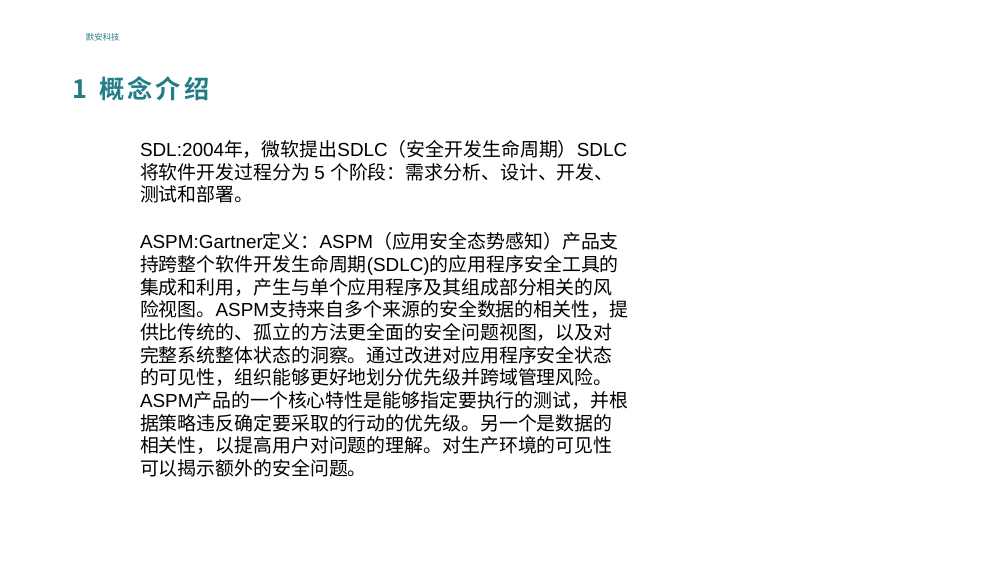
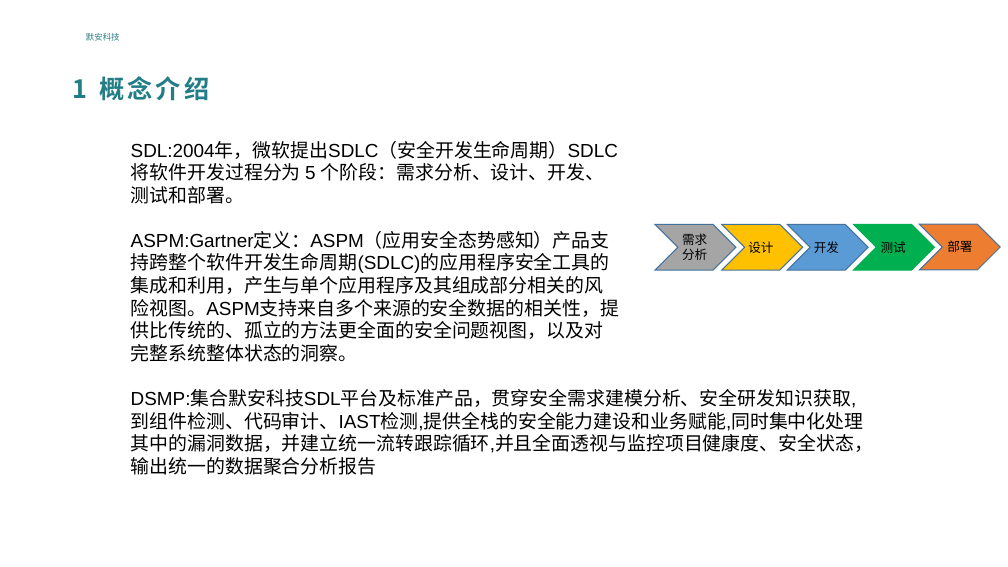
Before and after one commit to zkfbe/dsmp-selenium, a slide deck: slide 4 of DSMP1.1.0业务分享 .pptx. Drawn at 1008x567 pixels with LibreOffice and Linux fonts; fonts in the diff are those of the drawing; background and template pictures are left out. Boxes give left, top, right and bottom in pixels: in the first picture for what was removed or moved away, otherwise in the second. Text is boxed around its words. In the diff, an @@ line names an element or a change of style, - is before the commit and + after.

```diff
--- a/DSMP1.1.0业务分享 .pptx
+++ b/DSMP1.1.0业务分享 .pptx
@@ text "SDL:2004年，微软提出SDLC（安全开发生命周期）SDLC 将软件开发过程分为 5 个阶段：需求分析、设计、开发、 ...": place and size @@
-text "SDL:2004年，微软提出SDLC（安全开发生命周期）SDLC 将软件开发过程分为 5 个阶段：需求分析、设计、开发、 ..." at [140,141,627,203]
+text "SDL:2004年，微软提出SDLC（安全开发生命周期）SDLC 将软件开发过程分为 5 个阶段：需求分析、设计、开发、 ..." at [131,142,618,204]
@@ text at [131,232,619,362]: text changed @@
-ASPM:Gartner定义：ASPM（应用安全态势感知）产品支持跨整个软件开发生命周期(SDLC)的应用程序安全工具的集成和利用，产生与单个应用程序及其组成部分相关的风险视图。ASPM支持来自多个来源的安全数据的相关性，提供比传统的、孤立的方法更全面的安全问题视图，以及对完整系统整体状态的洞察。通过改进对应用程序安全状态的可见性，组织能够更好地划分优先级并跨域管理风险。ASPM产品的一个核心特性是能够指定要执行的测试，并根据策略违反确定要采取的行动的优先级。另一个是数据的相关性，以提高用户对问题的理解。对生产环境的可见性可以揭示额外的安全问题。
+ASPM:Gartner定义：ASPM（应用安全态势感知）产品支持跨整个软件开发生命周期(SDLC)的应用程序安全工具的集成和利用，产生与单个应用程序及其组成部分相关的风险视图。ASPM支持来自多个来源的安全数据的相关性，提供比传统的、孤立的方法更全面的安全问题视图，以及对完整系统整体状态的洞察。
@@ chevron added at [656,225,737,270], fill #A5A5A5, outline #43739E 1 pt @@
@@ text added at [682,233,707,260], 12 pt, text #000000 @@
+需求分析
@@ chevron added at [722,225,803,270], fill #FFC000, outline #43739E 1 pt @@
@@ chevron added at [787,225,868,270], fill #5B9BD5, outline #43739E 1 pt @@
@@ chevron added at [854,225,935,270], fill #00B050, outline #00B050 1 pt @@
@@ chevron added at [920,225,1000,270], fill #ED7D31, outline #43739E 1 pt @@
@@ text added at [748,241,773,253], 12 pt, text #000000 @@
+设计
@@ text added at [814,241,839,253], 12 pt, text #000000 @@
+开发
@@ text added at [881,241,906,253], 12 pt, text #000000 @@
+测试
@@ text added at [947,240,972,252], 12 pt, text #000000 @@
+部署
@@ text added at [131,390,873,475], 18 pt, text #000000 @@
+DSMP:集合默安科技SDL平台及标准产品，贯穿安全需求建模分析、安全研发知识获取,
+到组件检测、代码审计、IAST检测,提供全栈的安全能力建设和业务赋能,同时集中化处理
+其中的漏洞数据，并建立统一流转跟踪循环,并且全面透视与监控项目健康度、安全状态，
+输出统一的数据聚合分析报告
```
Also in this commit, not shown: 8 other slides changed, 2 slides added, 5 slides removed, 14 other files.
